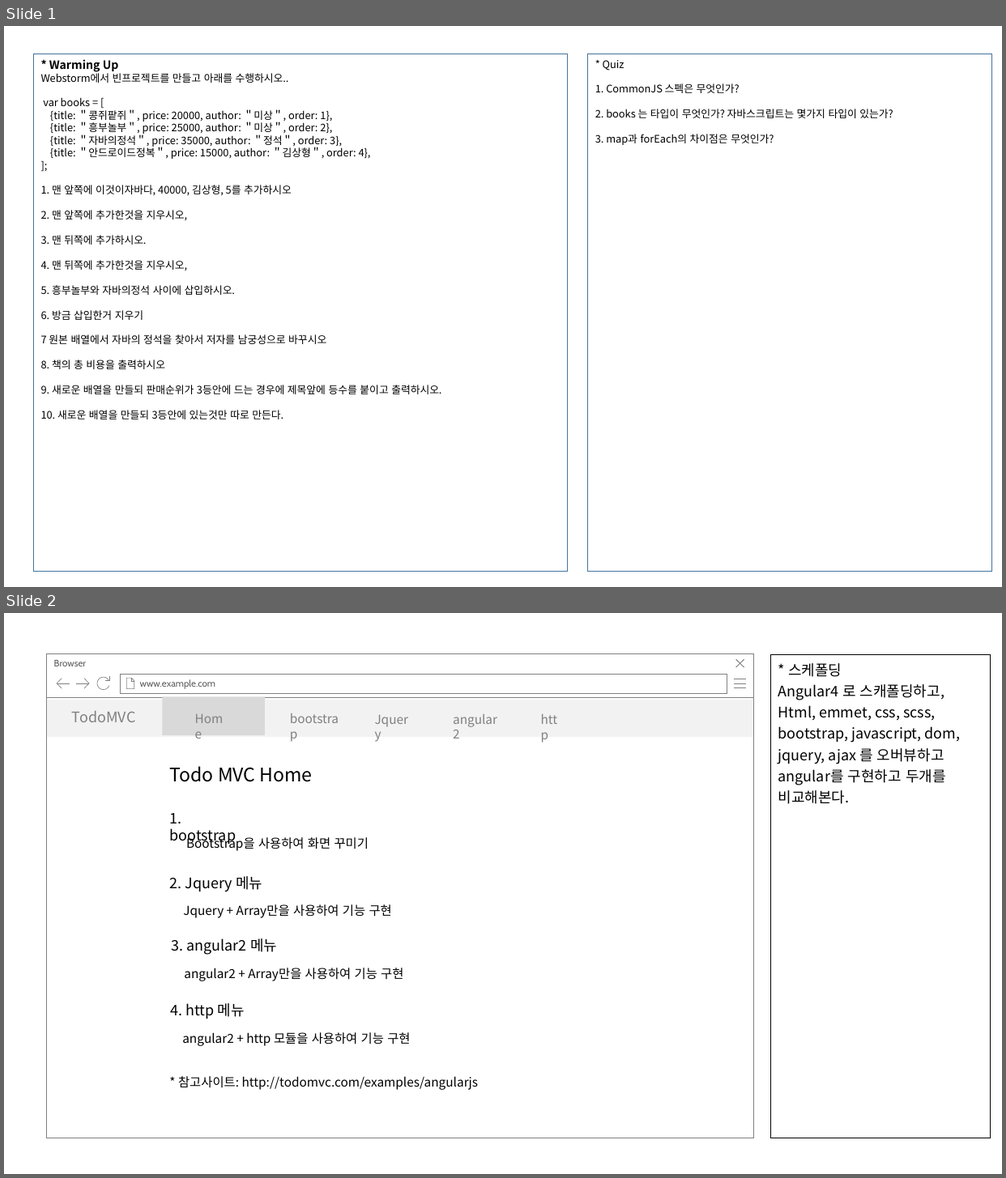
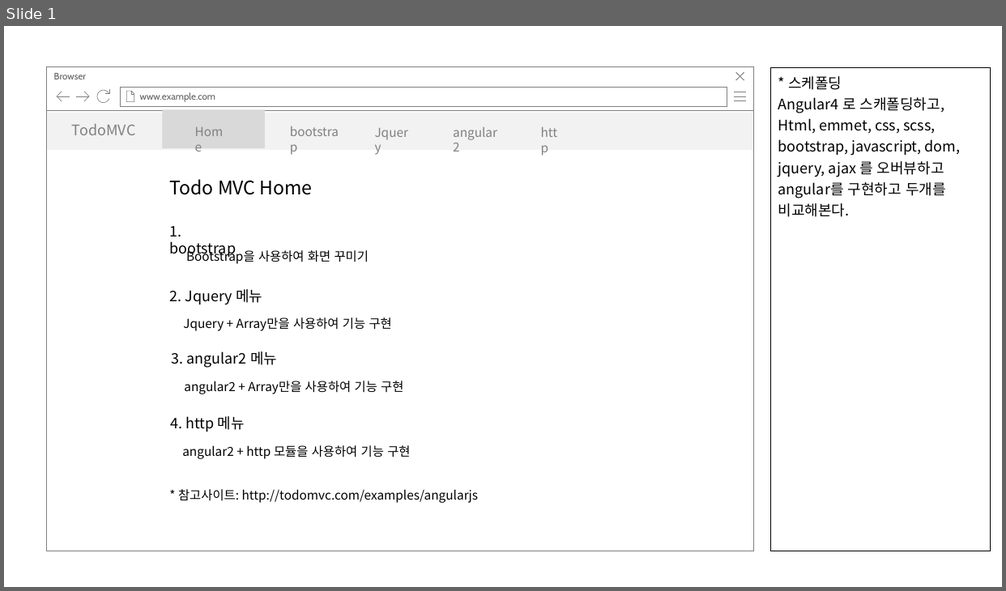
Before and after one commit to eastflag/myTodoApp, a slide deck: doc/todo_화면정의서_설명추가.pptx. Shown one above the other, each under a label of ours: slides 1 and 2 before the commit, slide 1 after it. The pictures are 1006x1178 and 1006x591 pixels, drawn with LibreOffice and Linux fonts; fonts in the diff are those of the drawing. Boxes give left, top, right and bottom in pixels: in the first picture for what was removed or moved away, otherwise in the second. Text is boxed around its words. In the diff, an @@ line names an element or a change of style, - is before the commit and + after.

```diff
--- a/doc/todo_화면정의서_설명추가.pptx
+++ b/doc/todo_화면정의서_설명추가.pptx
@@ slide 1 removed at box(4, 26, 1002, 587), background #FFFFFF @@
@@ rectangle removed at box(33, 54, 567, 572) @@
-* Warming Up
-Webstorm에서 빈프로젝트를 만들고 아래를 수행하시오..
-var books = [
-{title: ＂콩쥐팥쥐＂, price: 20000, author: ＂미상＂, order: 1},
-{title: ＂흥부놀부＂, price: 25000, author: ＂미상＂, order: 2},
-{title: ＂자바의정석＂, price: 35000, author: ＂정석＂, order: 3},
-{title: ＂안드로이드정복＂, price: 15000, author: ＂김상형＂, order: 4},
-];
-1. 맨 앞쪽에 이것이자바다, 40000, 김상형, 5를 추가하시오
-2. 맨 앞쪽에 추가한것을 지우시오,
-3. 맨 뒤쪽에 추가하시오.
-4. 맨 뒤쪽에 추가한것을 지우시오,
-5. 흥부놀부와 자바의정석 사이에 삽입하시오.
-6. 방금 삽입한거 지우기
-7 원본 배열에서 자바의 정석을 찾아서 저자를 남궁성으로 바꾸시오
-8. 책의 총 비용을 출력하시오
-9. 새로운 배열을 만들되 판매순위가 3등안에 드는 경우에 제목앞에 등수를 붙이고 출력하시오.
-10. 새로운 배열을 만들되 3등안에 있는것만 따로 만든다.
@@ rectangle removed at box(588, 54, 992, 572) @@
-* Quiz
-1. CommonJS 스펙은 무엇인가?
-2. books 는 타입이 무엇인가? 자바스크립트는 몇가지 타입이 있는가?
-3. map과 forEach의 차이점은 무엇인가?
@@ what was slide 2 is now slide 1 @@
```
Also in this commit, not shown: 1 slide changed, 2 other files.
